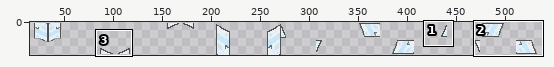
File history of a sprite sheet, sprites/spritesheets/glass_doors.png. The first picture is a wide view before the edit; the outline marks the close-up.
Close-up. Before:
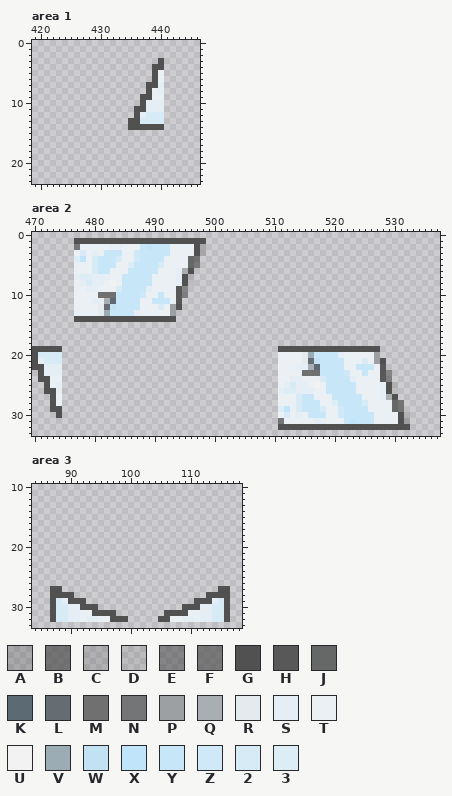
The file is 512x32 pixels. Pixels under 10% opacity are left out. Colours within 5 levels of each other are drawn and written as one. Shown: area 1: x 419..446, y 0..23; area 2: x 470..537, y 0..33; area 3: x 84..118, y 10..33. The old version is drawn lined up with the new one. The wide view leaves out empty margins. The commit also changed other parts of the picture, which this record leaves out.
Palette (. is transparent): A #43434345  B #4e4e4eb4  C #4f4f4f3a  D #50505023  E #51515197  F #515151ae  G #515151  H #585858  J #666767  K #5c6b73  L #666d72  M #707070  N #747576  P #9da0a2  Q #a8aeb1  R #e4eaed  S #e4eef4  T #eaf0f3  U #f2f2f2  V #9cacb5  W #c2e1f3  X #c0e5fa  Y #c7e7f9  Z #cfe9f8  2 #d7ebf7  3 #ddedf6
Pixels before, area 1, first column x 435:
 3 .....G
 4 ....GG
 5 ....GT
 6 ....GT
 7 ...GGS
 8 ...GTS
 9 ..GGTT
10 ..GSSS
11 .GGSSS
12 .GS222
13 GG2222
14 GGGGGG
Pixels before, area 2, first column x 470:
 1 .......GGGGGGGGGGGGGGGGGGGGGG..................................
 2 .......NTTTTTSSTTTYXYYYTTTTGA..................................
 3 .......T2TSTYYYTTZYYYYYTTTTGC..................................
 4 .......3XT2YYY2TTZYYYYTTTTJB...................................
 5 .......TTT2YYYTT3YYYY2TTTTJF...................................
 6 .......TTT2YYTTTYYYYYTTTSQG....................................
 7 .......S33SSSTTYYYYYTTTTSGD....................................
 8 .......TS2SSTUTYYYYYTTTTSGD....................................
 9 .......TTSSTTT2YYYYSTTTTHE.....................................
10 .......TTTTMMMYYYYZTTYTTHE.....................................
11 .......TTTSSQKYYYYTTYYYTH......................................
12 .......TTTTRLWYYYYTTT2TPG......................................
13 .......TTTTRVYYYYSTTTTTP.......................................
14 .......GGGGGGGGGGGGGGGGG.......................................
15 ...............................................................
16 ...............................................................
17 ...............................................................
18 ...............................................................
19 GGGGG....................................GGGGGGGGGGGGGGGGG.....
20 G2222....................................TTTTRVYYYYSTTTTTP.....
21 GS222....................................TTTTRLWYYYYTTT2TPG....
22 GGSSS....................................TTTSSQKYYYYTTYYYTH....
23 .GSSS....................................TTTTMMMYYYYZTTYTTHE...
24 .GGTT....................................TTSSTTT2YYYYSTTTTHE...
25 ..GTS....................................TS2SSTUTYYYYYTTTTSGD..
26 ..GGS....................................S33SSSTTYYYYYTTTTSGD..
27 ...GT....................................TTT2YYTTTYYYYYTTTSQG..
28 ...GT....................................TTT2YYYTT3YYYY2TTTTJF.
29 ...GG....................................3XT2YYY2TTZYYYYTTTTJB.
30 ....G....................................T2TSTYYYTTZYYYYYTTTTGC
31 .........................................NTTTTTSSTTTYXYYYTTTTGA
32 .........................................GGGGGGGGGGGGGGGGGGGGGG
Pixels before, area 3, first column x 87:
27 GG..........................GG
28 GGGG......................GGGG
29 G2SGGG..................GGGS2G
30 G22SSGGG..............GGGSS22G
31 G22SSTTGGGG........GGGGTTSS22G
32 G22SSTSSTTGGG.....GGTTSSTSS22G
After the commit:
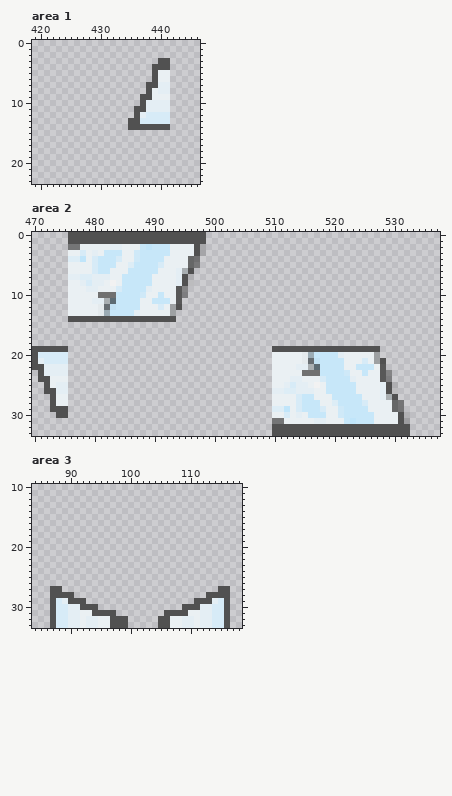
Difference:
canvas 512x32 -> 544x34; drawings rearranged on the sheet (the old picture shows each at its new place)
Area 1:
y 3..4: x 441 . -> G
y 5..6: x 441 . -> T
y 7..8: x 441 . -> S
y 9: x 441 . -> T
y 10..11: x 441 . -> S
y 12..13: x 441 . -> 2
y 14: x 441 . -> G
Area 2:
y 0: x 476..498 ....................... -> GGGGGGGGGGGGGGGGGGGGGGG
y 1: x 476 . -> G
y 2: x 476 . -> N
y 3: x 476 . -> T
y 4: x 476 . -> 3
y 5..6: x 476 . -> T
y 7: x 476 . -> S
y 8..13: x 476 . -> T
y 14: x 476 . -> G
y 19: x 475 . -> G; x 510 . -> G
y 20..21: x 475 . -> 2; x 510 . -> T
y 22..23: x 475 . -> S; x 510 . -> T
y 24: x 475 . -> T; x 510 . -> T
y 25: x 475 . -> S; x 510 . -> T
y 26: x 475 . -> S; x 510 . -> S
y 27..28: x 475 . -> T; x 510 . -> T
y 29: x 475 . -> G; x 510 . -> 3
y 30: x 475 . -> G; x 510 . -> T
y 31: x 510 . -> N
y 32: x 510 . -> G
y 33: x 510..532 ....................... -> GGGGGGGGGGGGGGGGGGGGGGG
Area 3:
y 33: x 87..99 ............. -> G22SSTSSTTGGG; x 105..116 ............ -> GGTTSSTSS22G
